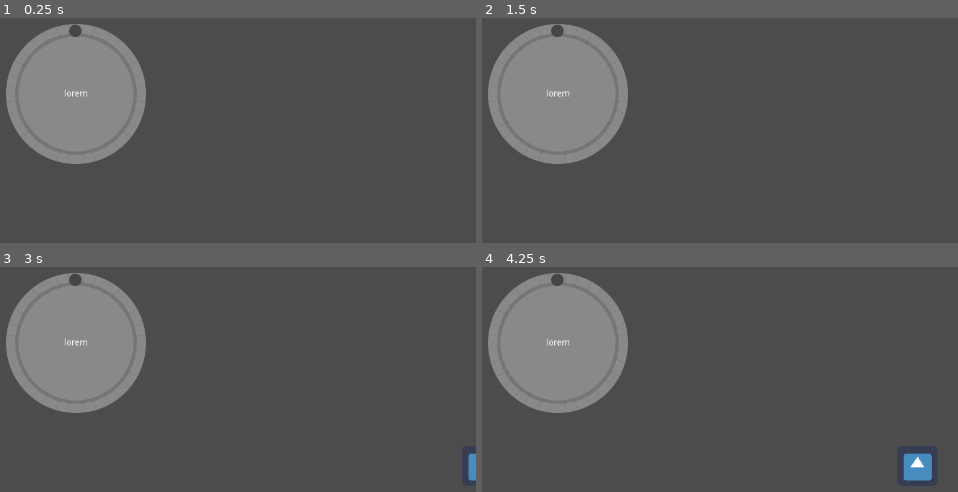
Above: before the commit, frames 1-4 (two rows, left to right).
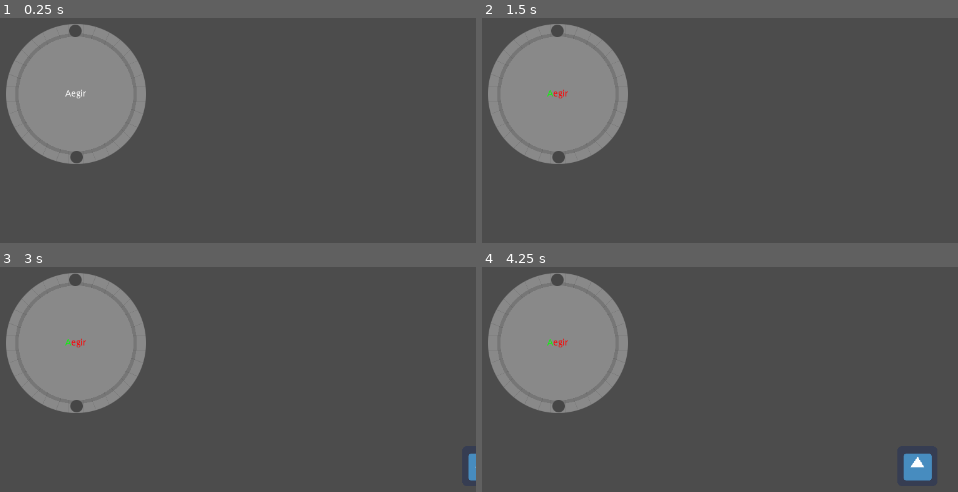
Above: after the commit, the same moments.

Repository: BauRawson/Forgemaster
Game: Godot game, scene res://scenes/game.tscn
Same seed, same stepped clock (60 frames per second), same inputs: the game is played once before the commit and once after it. The engine's default icon, where the game draws it, is replaced by a stand-in: a white triangle on a blue panel in a dark square.
Inputs:
- Up to frame 1 (0.25 s): no input
- Up to frame 2 (1.5 s): tap Enter at 0.5 s; tap Space at 1.25 s
- Up to frame 3 (3 s): tap Enter at 2 s; tap Space at 2.75 s
- Up to frame 4 (4.25 s): no input

The runs differ from the first frame. In frame 1, 0.2% of the frame differs, in the area x 13-19%, y 32-65%; in frame 2, 0.2%, in the area x 13-19%, y 31-65%; in frame 3, 0.2%; in frame 4, 0.2%.

Commit message:
- Add ForgeCircle

Diff:
--- a/scenes/game.gd
+++ b/scenes/game.gd
@@ -3,6 +3,10 @@
 
 var active_rune: String = ""
 var current_letter_index: int = -1
+var current_rune_index: int = 0
+var runes: Array = []
+var rng: RandomNumberGenerator = RandomNumberGenerator.new()
+
 onready var current_rune_label: RichTextLabel = $"%CurrentRuneRichTextLabel"
 
 export var blue: Color = Color.blue
@@ -23,6 +27,10 @@
 ]
 
 
+func _ready():
+	get_new_rune_set()
+
+
 func _unhandled_input(event: InputEvent) -> void:
 	OS.set_ime_active(false)
 	if event is InputEventKey and event.is_pressed():
@@ -31,24 +39,28 @@
 		var key_typed = PoolByteArray([typed_event.unicode]).get_string_from_utf8()
 		print(key_typed)
 
-		if active_rune == "":
-			find_new_active_rune(key_typed)
-		else:
-			var next_character: String = active_rune.substr(current_letter_index, 1)
+		var next_character: String = active_rune.substr(current_letter_index, 1)
 
-			if key_typed == next_character:
-				print("success")
-				current_letter_index += 1
-				set_next_character(current_letter_index)
+		if key_typed == next_character:
+			print("success")
+			current_letter_index += 1
+			set_next_character(current_letter_index)
 
-				if current_letter_index == active_rune.length():
-					print("word completed")
-					current_letter_index = -1
-					active_rune = ""
+			if current_letter_index == active_rune.length():
+				print("word completed")
+				current_letter_index = -1
+				$CanvasLayer/Forge/ForgeCircle.get_child(current_rune_index).get_node("RuneCompleteFull").show()
 
+				if runes.size() - 1 == current_rune_index:
+					current_rune_index = 0
 					spawn_ally()
-			else: # incorrectly typed.
-				print("not success")
+					get_new_rune_set()
+				else:
+					current_rune_index += 1
+					active_rune = runes[current_rune_index]
+					current_rune_label.bbcode_text = "[center]"+ active_rune +"[/center]"
+		else: # incorrectly typed.
+			print("not success")
 
 
 func find_new_active_rune(typed_character: String) -> void:
@@ -62,6 +74,40 @@
 		current_letter_index = 1
 		set_next_character(current_letter_index)
 		active_rune = prompt
+
+
+func get_new_rune_set() -> void:
+	for rune_complete_icon in $CanvasLayer/Forge/ForgeCircle.get_children():
+		rune_complete_icon.queue_free()
+
+	runes.clear()
+	current_letter_index = -1
+	current_rune_index = 0
+
+	rng.randomize()
+
+	var tier: int = rng.randi_range(1, 6)
+	var icon_position_angle: float = 360 / tier
+
+	for i in range(tier):
+		var random_rune_name: String = rune_names[randi() % rune_names.size()]
+
+		while random_rune_name in runes:
+			random_rune_name = rune_names[randi() % rune_names.size()]
+
+		runes.append(random_rune_name)
+		var rune_complete_icon = load("res://scenes/rune_complete_icon.tscn").instance()
+		$CanvasLayer/Forge/ForgeCircle.add_child(rune_complete_icon)
+		rune_complete_icon.rect_rotation = i * icon_position_angle
+
+	active_rune = runes[current_rune_index]
+	current_rune_label.bbcode_text = "[center]"+ active_rune +"[/center]"
+
+	# Get a random number, from 1 to 6
+	# Fill an array with runes, using the amount of the number
+	# Runes shouldn't repeat
+	# Set rune as 'current_rune'
+	# Fill ForgeCircle with rune_complete_icons
 
 
 func set_next_character(next_character_index: int) -> void:
--- a/scenes/game.tscn
+++ b/scenes/game.tscn
@@ -1,10 +1,9 @@
-[gd_scene load_steps=6 format=2]
+[gd_scene load_steps=5 format=2]
 
 [ext_resource path="res://scenes/game.gd" type="Script" id=1]
 [ext_resource path="res://scenes/minion_spawner.tscn" type="PackedScene" id=2]
 [ext_resource path="res://scenes/enemy_spawner.tscn" type="PackedScene" id=3]
 [ext_resource path="res://assets/sprites/forge_circle.png" type="Texture" id=4]
-[ext_resource path="res://assets/sprites/forge_circle_circle_off.png" type="Texture" id=5]
 
 [node name="Game" type="Node2D"]
 script = ExtResource( 1 )
@@ -22,12 +21,6 @@
 margin_right = 40.0
 margin_bottom = 40.0
 texture = ExtResource( 4 )
-
-[node name="TextureRect" type="TextureRect" parent="CanvasLayer/Forge/ForgeCircle"]
-margin_right = 40.0
-margin_bottom = 40.0
-rect_pivot_offset = Vector2( 128, 128 )
-texture = ExtResource( 5 )
 
 [node name="CurrentRuneRichTextLabel" type="RichTextLabel" parent="CanvasLayer/Forge"]
 unique_name_in_owner = true
--- /dev/null
+++ b/scenes/rune_complete_icon.tscn
@@ -0,0 +1,16 @@
+[gd_scene load_steps=3 format=2]
+
+[ext_resource path="res://assets/sprites/forge_circle_circle_off.png" type="Texture" id=1]
+[ext_resource path="res://assets/sprites/forge_circle_circle_on.png" type="Texture" id=2]
+
+[node name="RuneCompleteEmpy" type="TextureRect"]
+margin_right = 40.0
+margin_bottom = 40.0
+rect_pivot_offset = Vector2( 128, 128 )
+texture = ExtResource( 1 )
+
+[node name="RuneCompleteFull" type="TextureRect" parent="."]
+visible = false
+margin_right = 40.0
+margin_bottom = 40.0
+texture = ExtResource( 2 )
